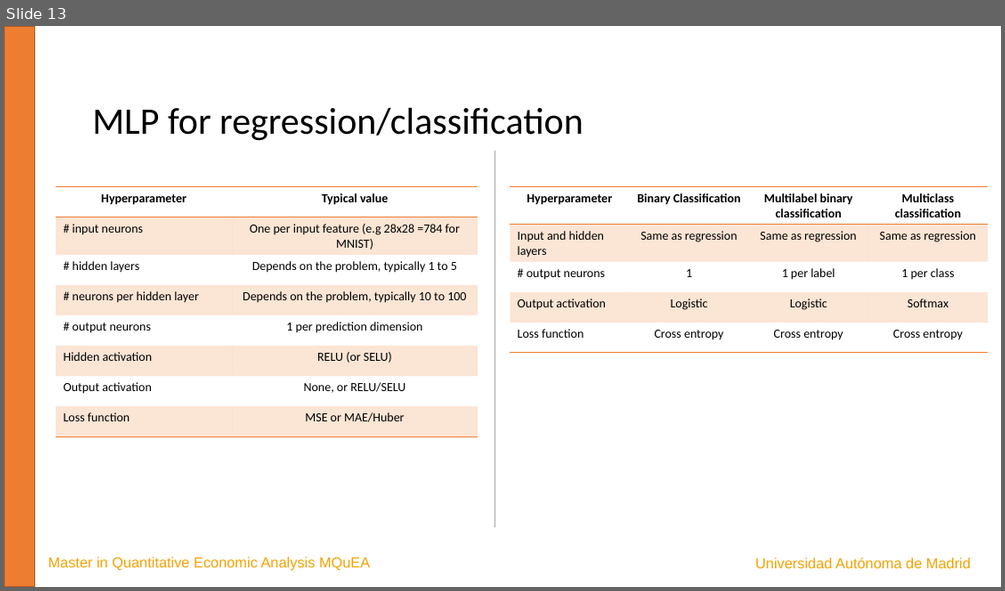
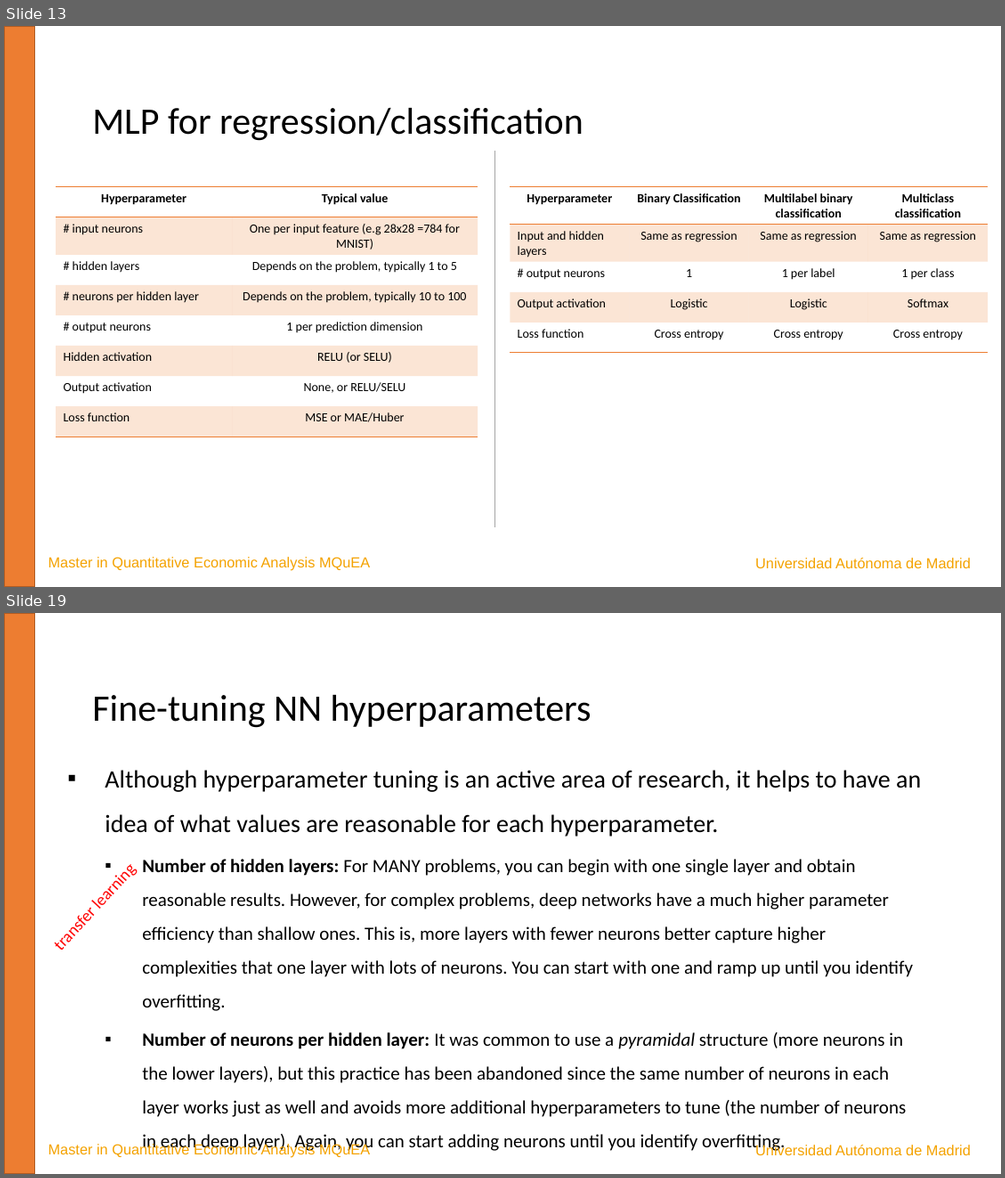
Before and after one commit to JavierBas/IMLEF-MQuEA, a slide deck: Course content/Slides/Topic 6 - Artificial Neural Networks.pptx. Shown one above the other, each under a label of ours: slide 13 before the commit, slides 13 and 19 after it; the slides between them are not shown. The pictures are 1005x591 and 1005x1178 pixels, drawn with LibreOffice and Linux fonts; fonts in the diff are those of the drawing. Boxes give left, top, right and bottom in pixels: in the first picture for what was removed or moved away, otherwise in the second. Text is boxed around its words. In the diff, an @@ line names an element or a change of style, - is before the commit and + after.

```diff
--- a/Course content/Slides/Topic 6 - Artificial Neural Networks.pptx
+++ b/Course content/Slides/Topic 6 - Artificial Neural Networks.pptx
@@ slide 19 added at (4, 613, 1001, 1174), background #FFFFFF @@
@@ rectangle added at (4, 613, 34, 1174), fill #ED7D31, outline #AF5C24 1 pt @@
@@ text added at (92, 695, 591, 728), 36 pt, text #000000 @@
+Fine-tuning NN hyperparameters
@@ text added at (105, 770, 921, 1152), 18 pt, text #000000 @@
+▪ Although hyperparameter tuning is an active area of research, it helps to have an idea of what values are reasonable for each hyperparameter.
+  ▪ Number of hidden layers: For MANY problems, you can begin with one single layer and obtain reasonable results. However, for complex problems, deep networks have a much higher parameter efficiency than shallow ones. This is, more layers with fewer neurons better capture higher complexities that one layer with lots of neurons. You can start with one and ramp up until you identify overfitting.
+  ▪ Number of neurons per hidden layer: It was common to use a pyramidal structure (more neurons in the lower layers), but this practice has been abandoned since the same number of neurons in each layer works just as well and avoids more additional hyperparameters to tune (the number of neurons in each deep layer). Again, you can start adding neurons until you identify overfitting.
@@ text added at (41, 847, 150, 962), 16 pt, text #FF0000 @@
+transfer learning
@@ text added at (48, 1143, 370, 1158), 14 pt, text #F4A200 @@
+Master in Quantitative Economic Analysis MQuEA
@@ text added at (755, 1143, 971, 1155), 14 pt, text #F4A200 @@
+Universidad Autónoma de Madrid
```
Also in this commit, not shown: 6 other slides added, 2 other files.
